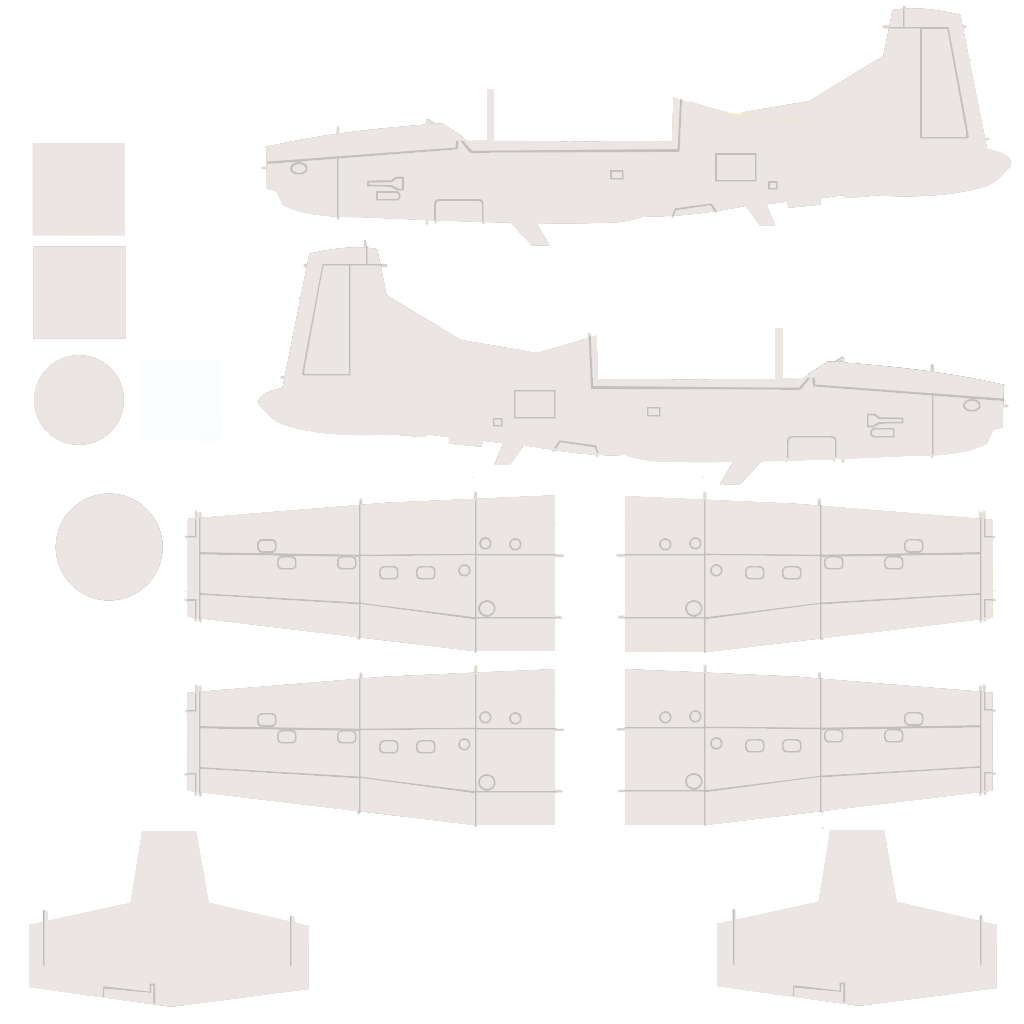
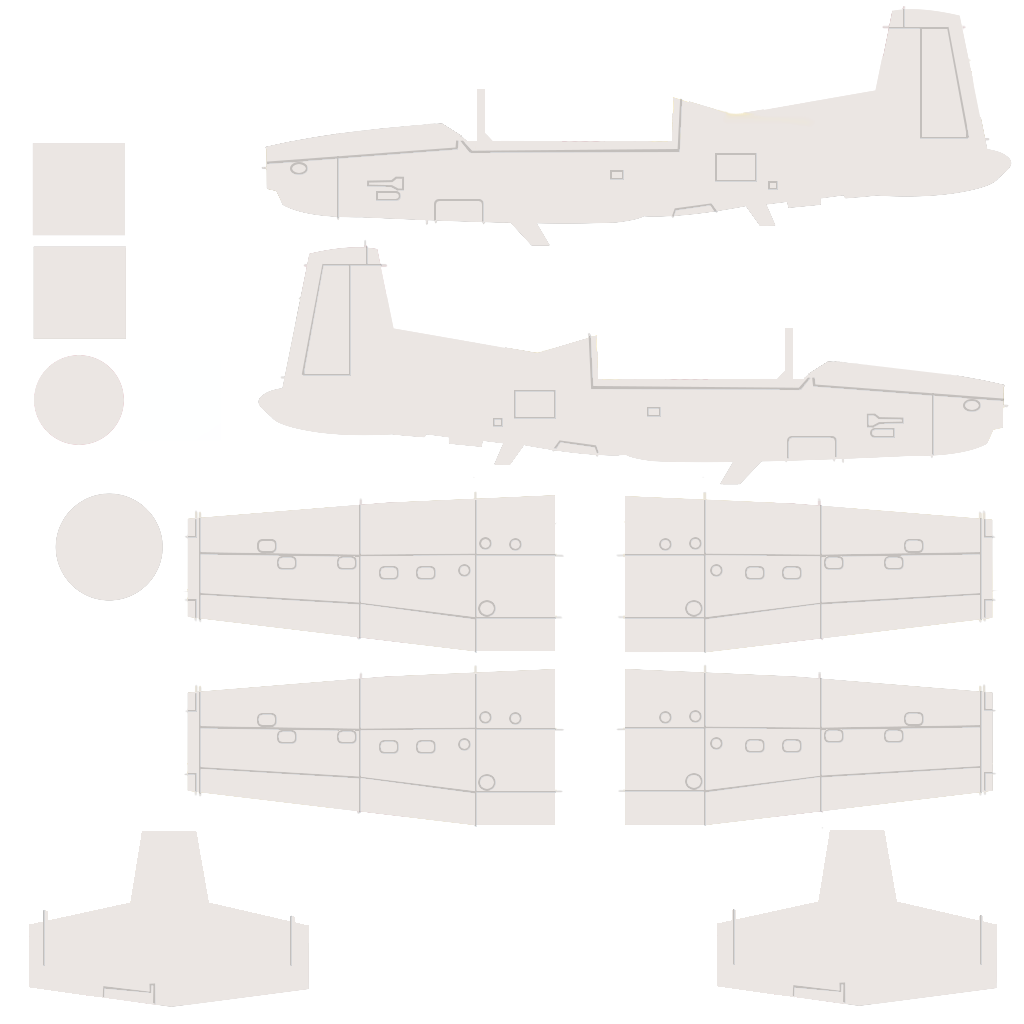
Layers edited between the first and the second 1024 x 1024 image:
painted on "Layer #1" over [32, 6, 1012, 1007]
